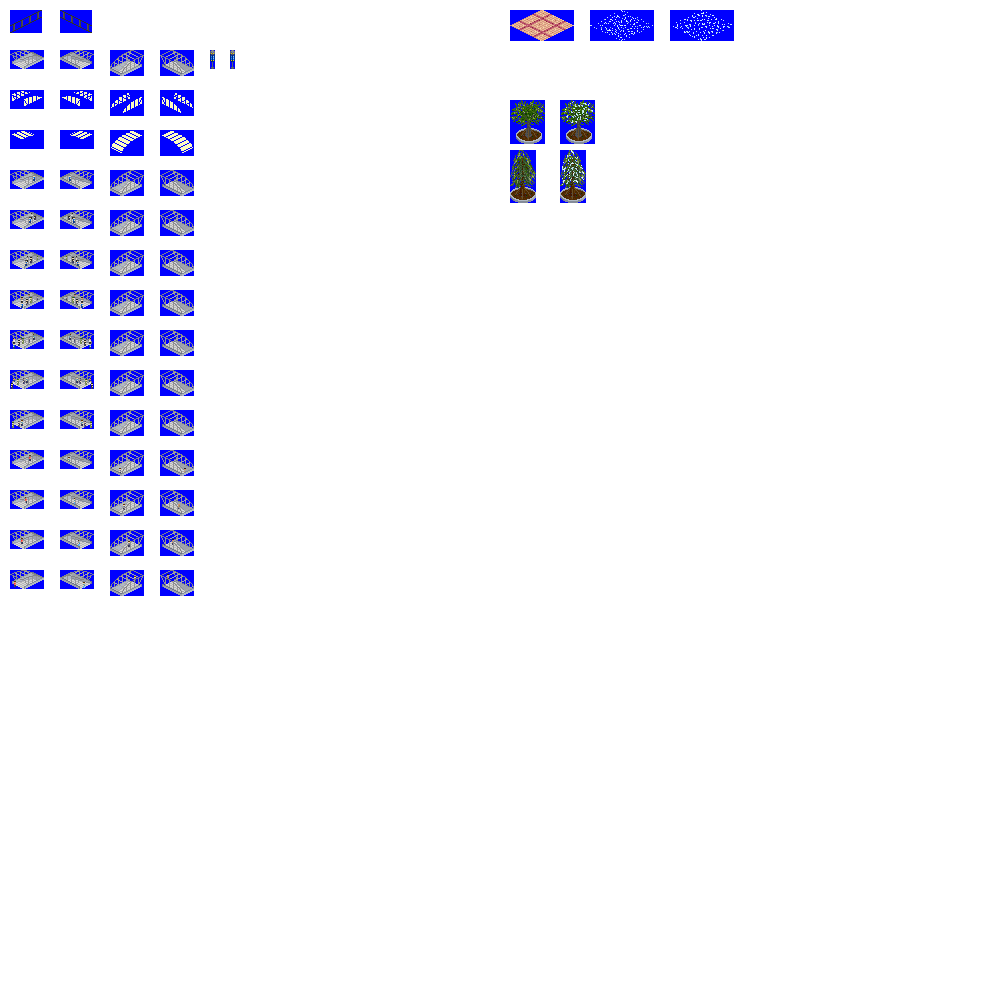
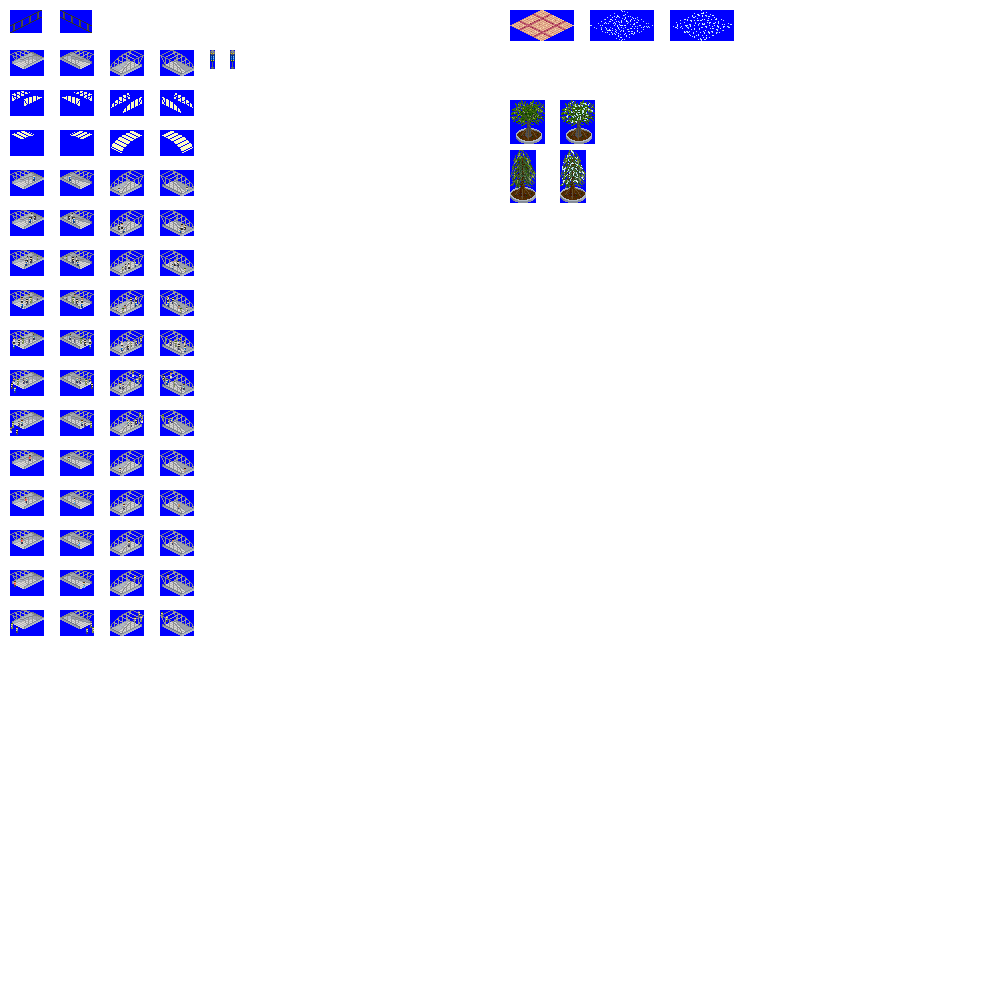
Layered file, before and after one edit (1000 × 1000). Changes by layer:
painted on "layer2" over [10, 610, 194, 633]
painted on "layer1" over [10, 187, 188, 634]
painted on "sprites" over [12, 612, 194, 636]
painted on "배경" over [10, 69, 194, 636]
